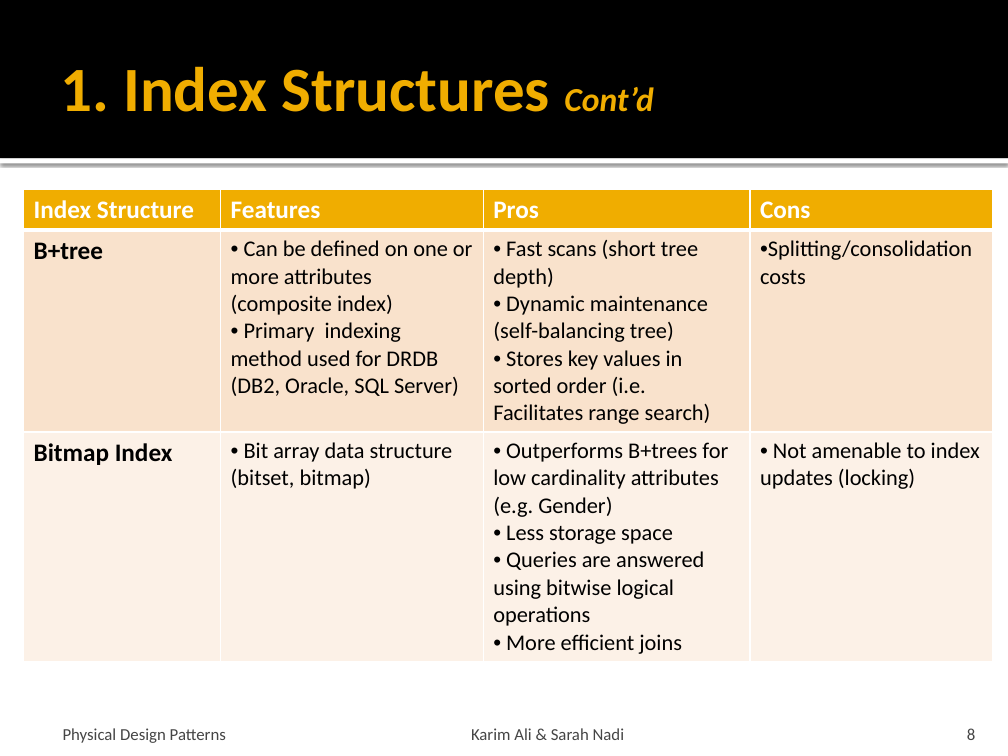
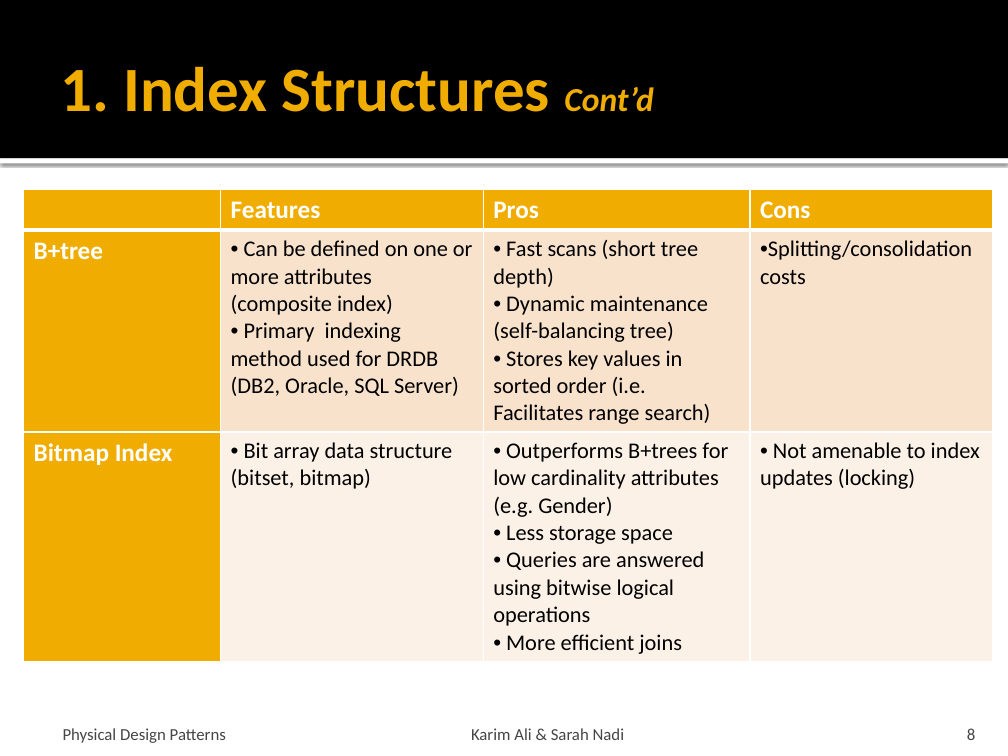
Before and after one commit to snadi/cs848-db, a slide deck: slide 8 of cs848-db/PhysDesignPres.pptx. Drawn at 1008x756 pixels with LibreOffice and Linux fonts; fonts in the diff are those of the drawing. Boxes give left, top, right and bottom in pixels: in the first picture for what was removed or moved away, otherwise in the second. Text is boxed around its words. In the diff, an @@ line names an element or a change of style, - is before the commit and + after.

```diff
--- a/cs848-db/PhysDesignPres.pptx
+++ b/cs848-db/PhysDesignPres.pptx
@@ table at (x1=23, y1=190, x2=992, y2=658) @@
-row 1, column 1: Index Structure
+row 1, column 1: 
@@ fill #F9E3CC to #F0AD00 in row 2, column 1 @@
@@ fill #FCF1E7 to #F0AD00 in row 3, column 1 @@
@@ text colour #000000 to #FFFFFF in "B+tree", "Bitmap Index" @@
```
Also in this commit, not shown: 10 other slides changed.
